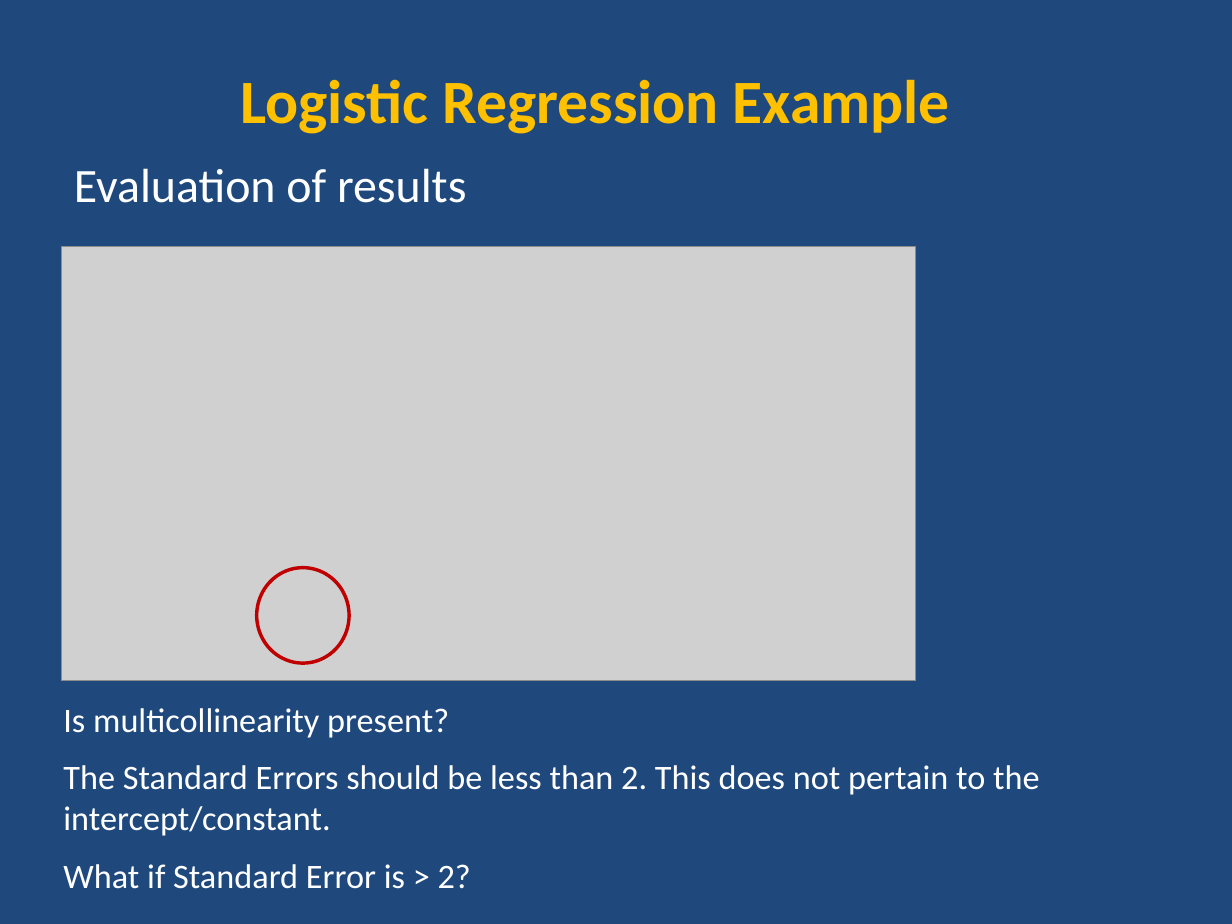
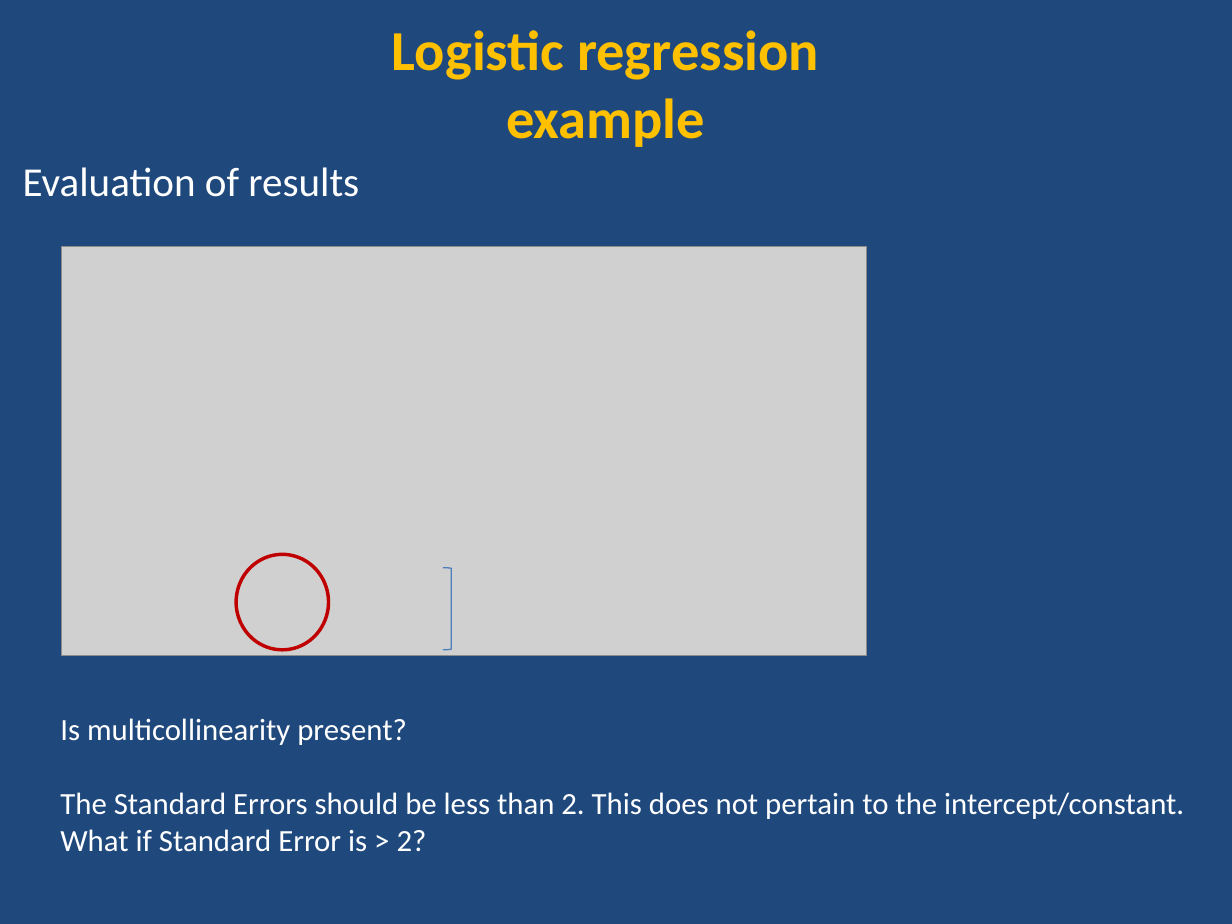
Before and after one commit to ncss-tech/stats_for_soil_survey, a slide deck: slide 12 of presentations/7_logistic_regression/Logistic.pptx (slide 11 before the commit). Drawn at 1232x924 pixels with LibreOffice and Linux fonts; fonts in the diff are those of the drawing; grey boxes stand for pictures. Boxes give left, top, right and bottom in pixels: in the first picture for what was removed or moved away, otherwise in the second. Text is boxed around its words. In the diff, an @@ line names an element or a change of style, - is before the commit and + after.

```diff
--- a/presentations/7_logistic_regression/Logistic.pptx
+++ b/presentations/7_logistic_regression/Logistic.pptx
@@ text at <box>392,30,819,147</box>: text changed; size 36 to 33 pt @@
-Logistic Regression Example
+Logistic regression
+example
@@ text "Evaluation of results": place and size @@
-text "Evaluation of results" at <box>74,168,466,203</box>
+text "Evaluation of results" at <box>23,167,359,197</box>
@@ text "Evaluation of results" at <box>23,167,359,197</box>: size 28 to 24 pt @@
@@ picture: place and size @@
-picture at <box>62,246,915,681</box>
+picture at <box>62,246,866,655</box>
@@ ellipse: place and size @@
-ellipse at <box>256,568,349,663</box>
+ellipse at <box>237,554,329,649</box>
@@ right bracket added at <box>444,568,452,650</box>, outline #4B7EBC 0.75 pt @@
@@ text "Is multicollinearity present?": place and size @@
-text "Is multicollinearity present?" at <box>63,708,1039,889</box>
+text "Is multicollinearity present?" at <box>60,718,1184,852</box>
@@ text "Is multicollinearity present?" at <box>60,718,1184,852</box>: size 20 to 18 pt @@
```
Also in this commit, not shown: 26 other slides changed, 4 slides added.
